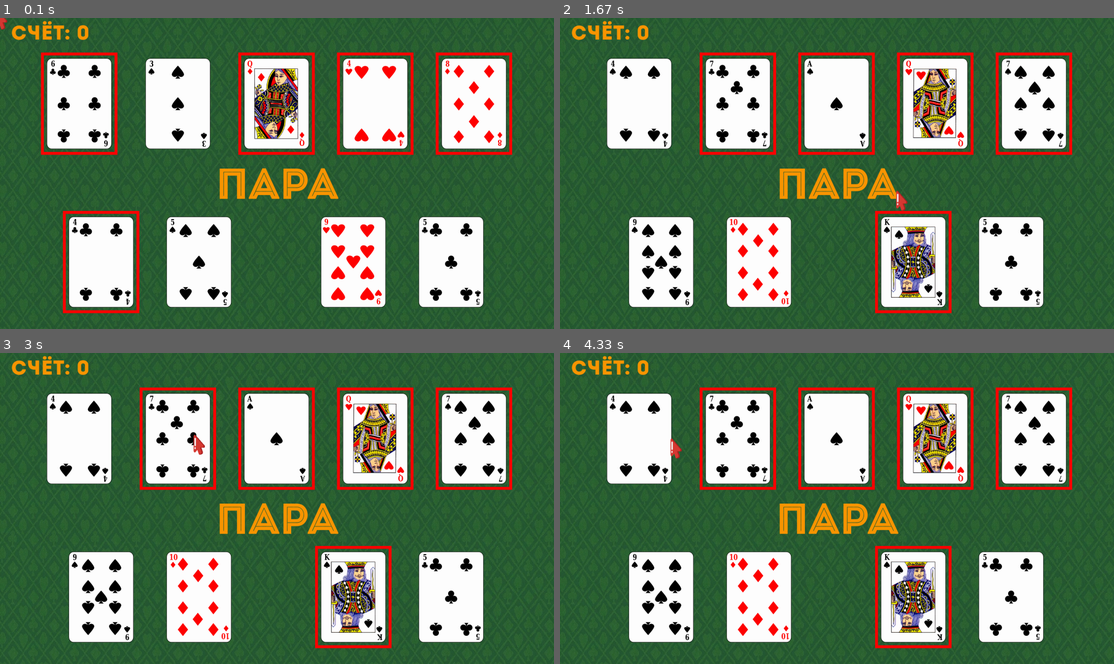
Above: before the commit, frames 1-4 (two rows, left to right).
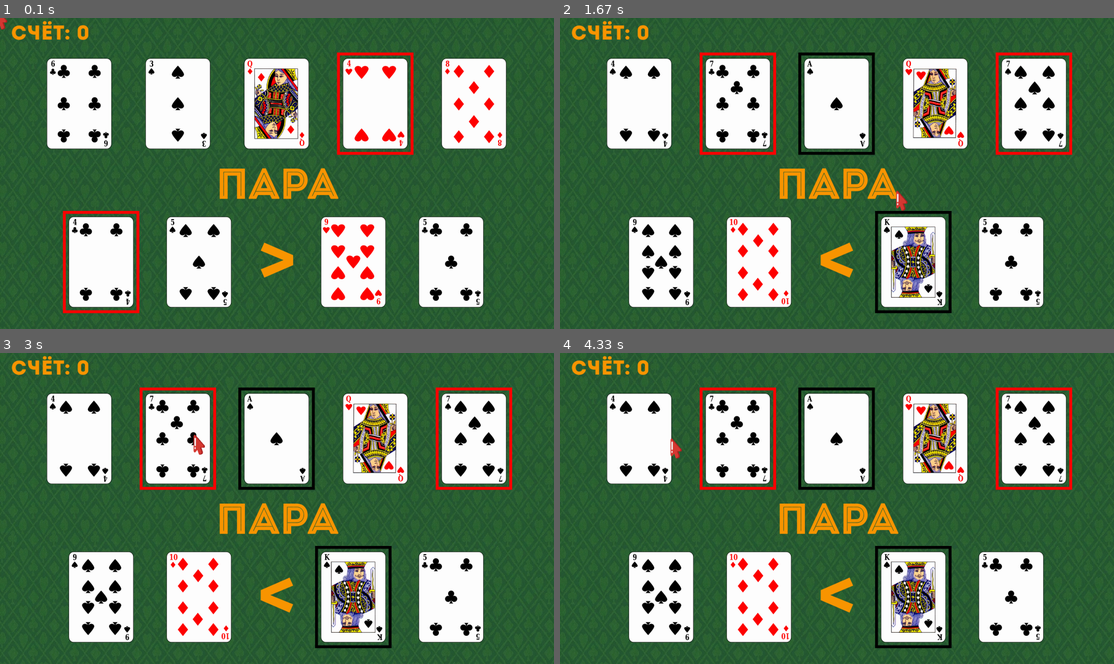
Above: after the commit, the same moments.

Repository: gkhlevtov/Yandex-PyGame-Project
Game: pygame game, started from main.py
Same seed, same stepped clock (60 frames per second), same inputs: the game is played once before the commit and once after it.
Inputs (mouse positions are in pixels of both pictures, inside the frame that each line leads up to):
- Up to frame 1 (0.1 s): no input
- Up to frame 2 (1.67 s): click (964, 260) at 0.38 s; click (892, 241) at 0.72 s; click (665, 248) at 1.05 s; click (903, 201) at 1.38 s
- Up to frame 3 (3 s): click (288, 402) at 1.72 s; click (249, 589) at 2.05 s; click (260, 455) at 2.38 s; click (199, 443) at 2.72 s
- Up to frame 4 (4.33 s): click (981, 480) at 3.05 s; click (1008, 502) at 3.38 s; click (953, 452) at 3.72 s; click (676, 449) at 4.05 s

The runs differ from the first frame. In frame 1, 2.4% of the frame differs, in the area x 7-93%, y 11-84%; in frame 2, 2.4%, in the area x 43-75%, y 11-96%; in frame 3, 2.4%; in frame 4, 2.4%.

Commit message:
add new stroke renderer and winning combination sign

Diff:
--- a/main.py
+++ b/main.py
@@ -51,6 +51,18 @@
                 pygame.draw.rect(self.screen, (255, 0, 0), stroke_pos, size_percent * 5)
                 break
 
+        if best_comb[2]:
+            for card in best_comb[2]:
+                value, suit = card[1], card[2]
+                if self.value == value and self.suit == suit:
+                    size_percent = self.size[0] // 100
+                    stroke_pos = (self.rect.x - size_percent * 10,
+                                  self.rect.y - size_percent * 10,
+                                  self.size[0] + size_percent * 20,
+                                  self.size[1] + size_percent * 20)
+                    pygame.draw.rect(self.screen, (0, 0, 0), stroke_pos, size_percent * 5)
+                    break
+
 
 def load_image(filename, color_key=None):
     """Функция загрузки изображения в pygame."""
@@ -226,6 +238,7 @@
         screen_width, screen_height = screen_size
         w_percent, h_percent = screen_width // 100, screen_height // 100
         card_width, card_height = card_size
+        size_percent = card_width // 100
         indent = card_width + 6 * w_percent
 
         set1_up_pos, set1_down_pos, set2_up_pos, set2_down_pos = sets_pos
@@ -234,12 +247,34 @@
             pygame.draw.rect(screen, (255, 255, 255),
                              (set1_up_pos[0], set1_up_pos[1],
                               card_width + indent + 6 * w_percent, card_height + 6 * h_percent),
-                             10)
+                             size_percent * 5)
         else:
             pygame.draw.rect(screen, (255, 255, 255),
                              (set2_up_pos[0], set2_up_pos[1],
                               card_width + indent + 6 * w_percent, card_height + 6 * h_percent),
-                             10)
+                             size_percent * 5)
+
+
+def draw_compare(win_comb, screen_size, screen):
+    """Функция отрисовки сравнения комбинаций на столе"""
+    screen_width, screen_height = screen_size
+    w_percent, h_percent = screen_width // 100, screen_height // 100
+
+    if win_comb == 'draw':
+        symbol = '='
+    elif win_comb == '1':
+        symbol = '>'
+    else:
+        symbol = '<'
+
+    font = pygame.font.Font('fonts/FiraSans-Bold.otf', screen_height // 100 * 25)
+    text = font.render(symbol, True, (250, 150, 0))
+    text_w = text.get_width()
+    text_h = text.get_height()
+    text_x = screen_width // 2 - text_w // 2
+    text_y = screen_height // 2 - text_h // 2 + 30 * h_percent
+
+    screen.blit(text, (text_x, text_y))
 
 
 def get_best_combination(game_set, player_set1, player_set2):
@@ -257,14 +292,19 @@
 
     best = best_combination.best_comb(*comb1, *comb2)
     if best == '1':
-        win_comb = comb1
+        win_comb = best_combination.output(*comb1)
         print('Первая выигрышная')
+
     elif best == '0':
-        win_comb = comb2
+        win_comb = best_combination.output(*comb2)
         print('Вторая выигрышная')
     else:
-        win_comb = (comb1[0], comb1[1] + comb2[1])
+        best1 = best_combination.output(*comb1)
+        best2 = best_combination.output(*comb2)
+        win_comb = (best1[0], best1[1] + best2[1], best1[2] + best2[2])
         print('Ничья')
+
+    print(win_comb)
 
     return win_comb, best
 
@@ -372,6 +412,7 @@
         all_sprites.update(win_comb[0])
         show_combination(win_comb[0][0], screen_size=size, screen=screen)
         show_score(current_score, screen_size=size, screen=screen)
+        draw_compare(best_set, screen_size=size, screen=screen)
 
         if draw_border:
             draw_zone_border(table_zone, sets_pos, screen_size=size, card_size=card_size, screen=screen)
